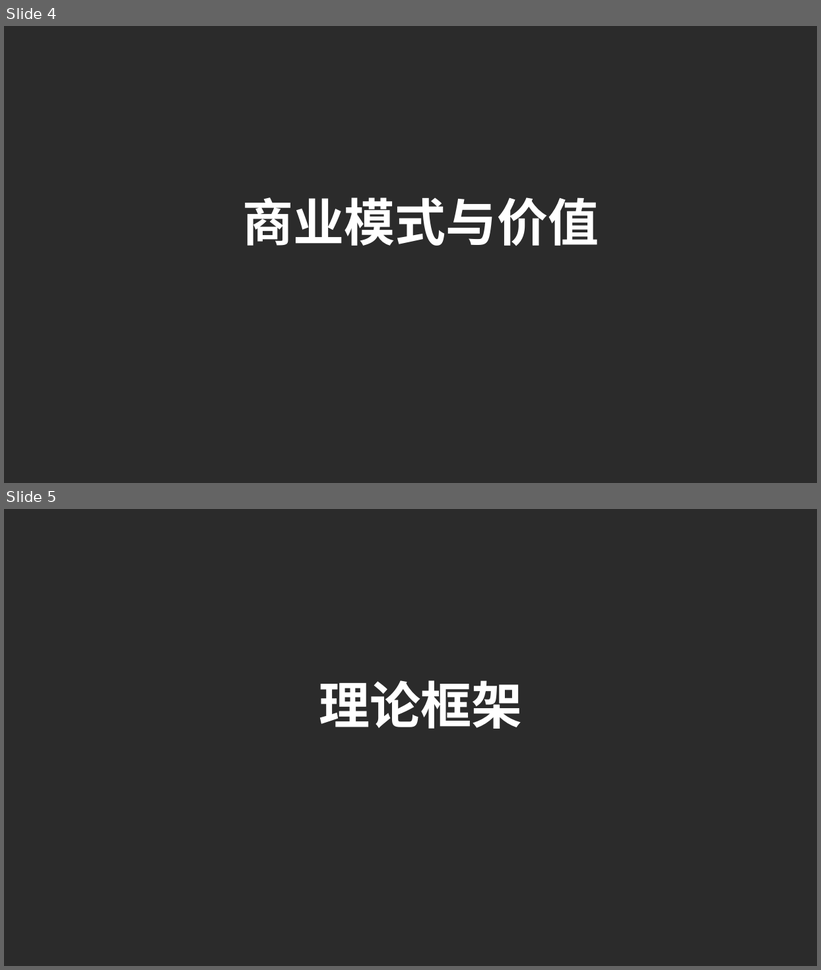
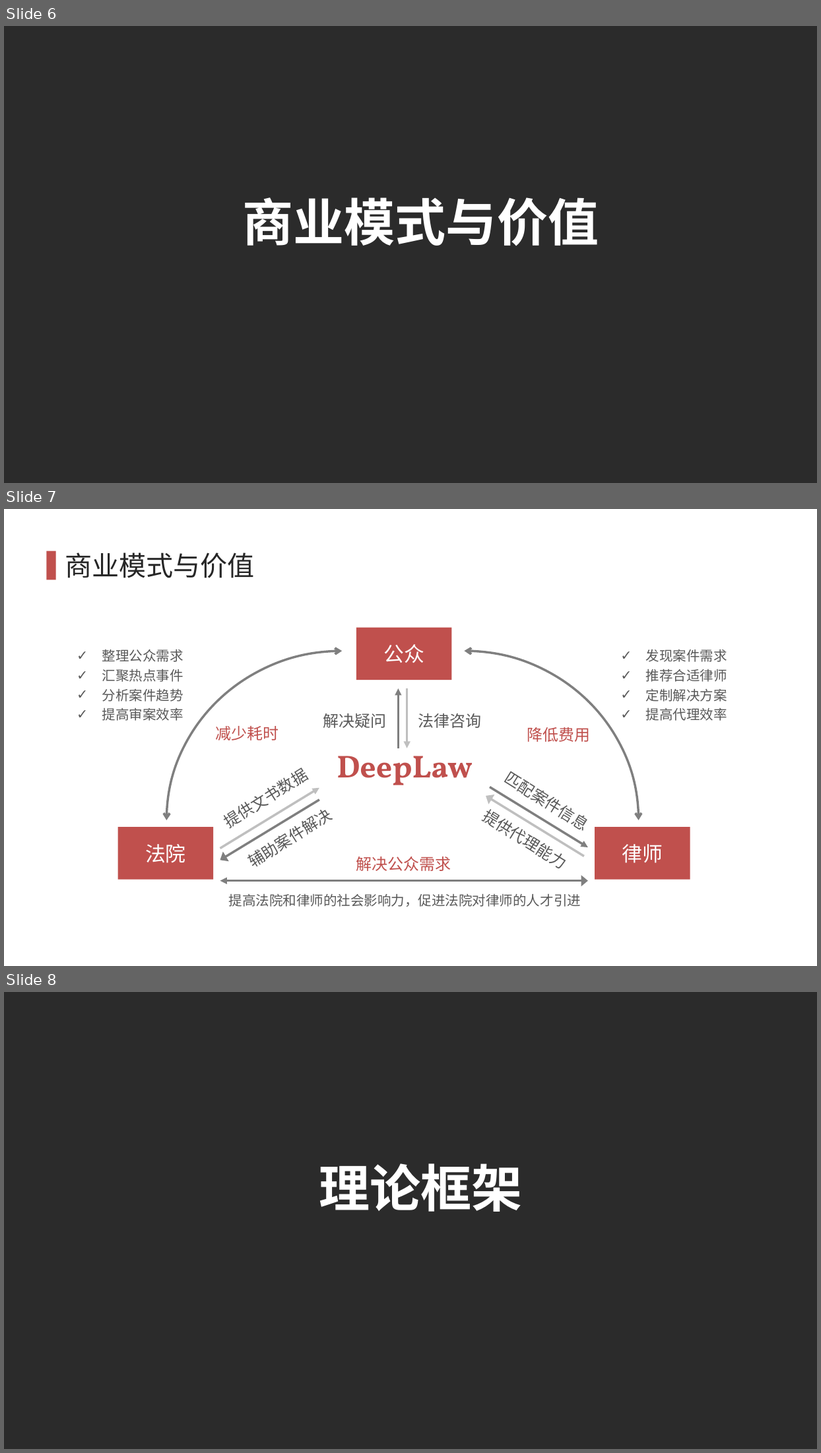
Before and after one commit to HonlanWork/sh_chatbot, a slide deck: ppt/DeepLaw.pptx. Shown one above the other, each under a label of ours: slides 4 and 5 before the commit, slides 6, 7 and 8 after it. The pictures are 821x970 and 821x1453 pixels, drawn with LibreOffice and Linux fonts; fonts in the diff are those of the drawing; background and template pictures are left out; a plain dark background stands for a picture behind light text. Boxes give left, top, right and bottom in pixels: in the first picture for what was removed or moved away, otherwise in the second. Text is boxed around its words. In the diff, an @@ line names an element or a change of style, - is before the commit and + after.

```diff
--- a/ppt/DeepLaw.pptx
+++ b/ppt/DeepLaw.pptx
@@ slide 7 added at <box>4,509,817,966</box>, background #FFFFFF @@
@@ rectangle added at <box>46,551,56,580</box>, fill #C0504D @@
@@ title added at <box>65,553,254,578</box>, 24 pt, text #262626 @@
+商业模式与价值
@@ rectangle added at <box>356,628,451,681</box>, fill #C0504D, 18 pt, text #FFFFFF @@
+公众
@@ text added at <box>102,650,184,721</box>, 12 pt, text #595959 @@
+✓ 整理公众需求
+✓ 汇聚热点事件
+✓ 分析案件趋势
+✓ 提高审案效率
@@ arc (boxed as its full ellipse) added at <box>166,651,517,966</box>, outline #7F7F7F 2 pt @@
@@ arc (boxed as its full ellipse) added at <box>290,652,639,966</box>, outline #7F7F7F 2 pt @@
@@ text added at <box>646,650,727,721</box>, 12 pt, text #595959 @@
+✓ 发现案件需求
+✓ 推荐合适律师
+✓ 定制解决方案
+✓ 提高代理效率
@@ arrow added from (399, 748) to (399, 689), #7F7F7F 2 pt @@
@@ arrow added from (407, 689) to (407, 748), #BFBFBF 2 pt @@
@@ text added at <box>216,726,279,741</box>, 14 pt, text #C0504D @@
+减少耗时
@@ text added at <box>323,714,387,728</box>, 14 pt, text #595959 @@
+解决疑问
@@ text added at <box>418,714,482,728</box>, 14 pt, text #595959 @@
+法律咨询
@@ text added at <box>527,727,590,742</box>, 14 pt, text #C0504D @@
+降低费用
@@ text added at <box>337,748,472,786</box>, 28 pt, text #C0504D, bold @@
+DeepLaw
@@ text added at <box>228,770,309,829</box>, 14 pt, text #595959 @@
+提供文书数据
@@ text added at <box>503,772,583,827</box>, 14 pt, text #595959 @@
+匹配案件信息
@@ arrow added from (319, 800) to (220, 860), #7F7F7F 2 pt @@
@@ arrow added from (220, 849) to (319, 788), #BFBFBF 2 pt @@
@@ text added at <box>481,803,562,865</box>, 14 pt, text #595959 @@
+提供代理能力
@@ arrow added from (583, 856) to (486, 796), #BFBFBF 2 pt @@
@@ arrow added from (490, 787) to (588, 848), #7F7F7F 2 pt @@
@@ text added at <box>253,810,333,867</box>, 14 pt, text #595959 @@
+辅助案件解决
@@ rectangle added at <box>118,827,213,880</box>, fill #C0504D, 18 pt, text #FFFFFF @@
+法院
@@ rectangle added at <box>595,827,690,880</box>, fill #C0504D, 18 pt, text #FFFFFF @@
+律师
@@ text added at <box>356,857,451,871</box>, 14 pt, text #C0504D @@
+解决公众需求
@@ double arrow added from (220, 881) to (588, 881), #7F7F7F 2 pt @@
@@ text added at <box>229,894,581,907</box>, 12 pt, text #595959 @@
+提高法院和律师的社会影响力，促进法院对律师的人才引进
@@ what was slide 4 is now slide 6 @@
@@ what was slide 5 is now slide 8 @@
```
Also in this commit, not shown: 9 other slides added, 1 other file.
